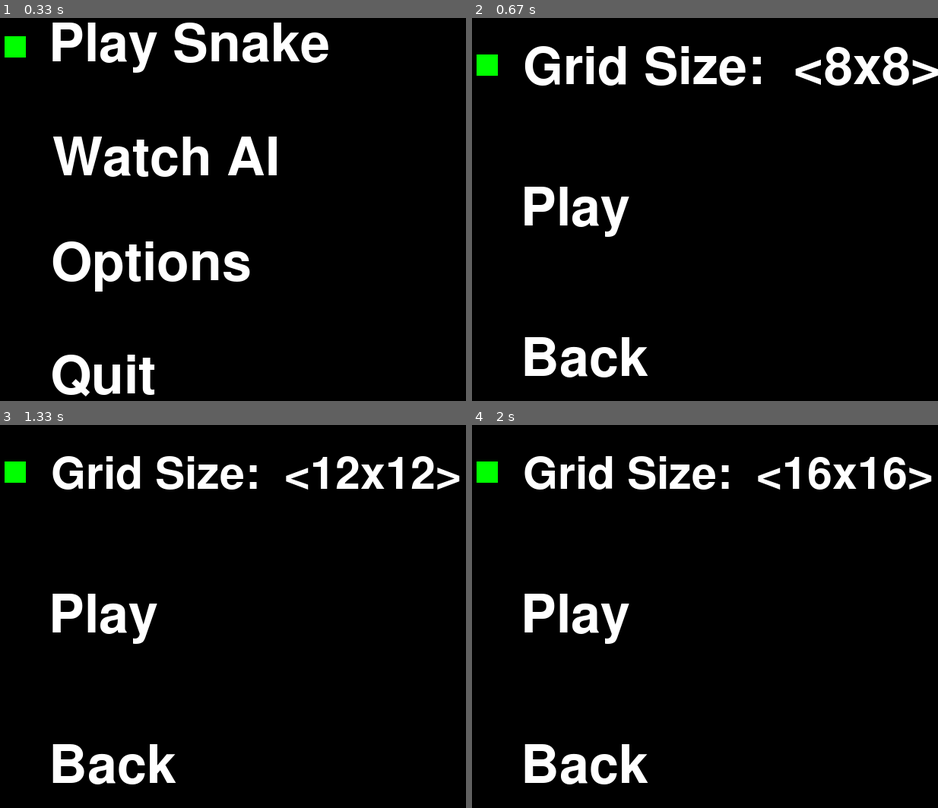
Above: before the commit, frames 1-4 (two rows, left to right).
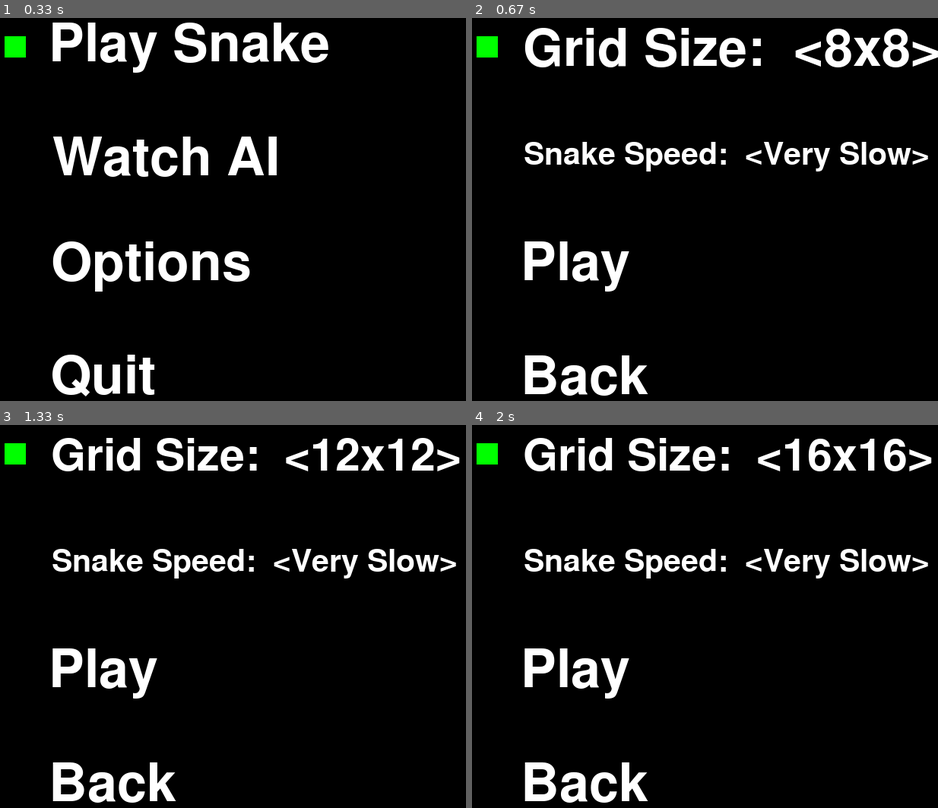
Above: after the commit, the same moments.

Repository: RyanBuck182/SnakeAI
Game: pygame game, started from main.py
Same seed, same stepped clock (60 frames per second), same inputs: the game is played once before the commit and once after it.
Inputs:
- Up to frame 1 (0.33 s): no input
- Up to frame 2 (0.67 s): tap Enter at 0.33 s
- Up to frame 3 (1.33 s): hold Right 0.67-1.13 s
- Up to frame 4 (2 s): hold Right 1.5-1.97 s

Frame 1 is identical in both runs. In frame 2, 12% of the frame differs, in the area x 0-100%, y 2-99%; in frame 3, 11%; in frame 4, 11%.

Commit message:
Add snake speed option before playing

Diff:
--- a/ui.py
+++ b/ui.py
@@ -26,6 +26,14 @@
     MenuElementOption('64x64', Coordinate(64, 64)),
     MenuElementOption('96x96', Coordinate(96, 96)),
     MenuElementOption('128x128', Coordinate(128, 128))
+]
+SNAKE_SPEED_OPTIONS = [
+    MenuElementOption('Very Slow', 0.3),
+    MenuElementOption('Slow', 0.25),
+    MenuElementOption('Normal', 0.2),
+    MenuElementOption('Fast', 0.15),
+    MenuElementOption('Very Fast', 0.1),
+    MenuElementOption('Mach 1', 0.05)
 ]
 
 DEFAULT_SCREEN_DIMENSION_INDEX = 2
@@ -60,17 +68,20 @@
     menu = PygameMenu(screen)
 
     grid_size = OptionedMenuElement("Grid Size", GRID_DIMENSION_OPTIONS, on_select=menu.selection_down)
-    play = SelectableMenuElement("Play", on_select=lambda: lambda: play_manual(grid_size.get_selected_value()))
+    speed = OptionedMenuElement("Snake Speed", SNAKE_SPEED_OPTIONS, on_select=menu.selection_down)
+    play = SelectableMenuElement("Play", on_select=lambda: lambda: play_manual(grid_size.get_selected_value(),
+                                                                               speed.get_selected_value()))
     back = SelectableMenuElement("Back", on_select=lambda: main_menu)
 
     menu.add_element(grid_size)
+    menu.add_element(speed)
     menu.add_element(play)
     menu.add_element(back)
 
     return menu.load()
 
 
-def play_manual(grid_dimensions: Coordinate) -> Callable:
+def play_manual(grid_dimensions: Coordinate, speed: float) -> Callable:
     player_start_pos = Coordinate(0, 0)
     player_start_length = 4
     handler = GameHandler(grid_dimensions, player_start_pos, player_start_length)
@@ -80,7 +91,7 @@
 
     controller = PygameGameController()
 
-    game = RenderedGame(handler, controller, renderer)
+    game = RenderedGame(handler, controller, renderer, speed)
     score = game.run()
     print(score)
 
